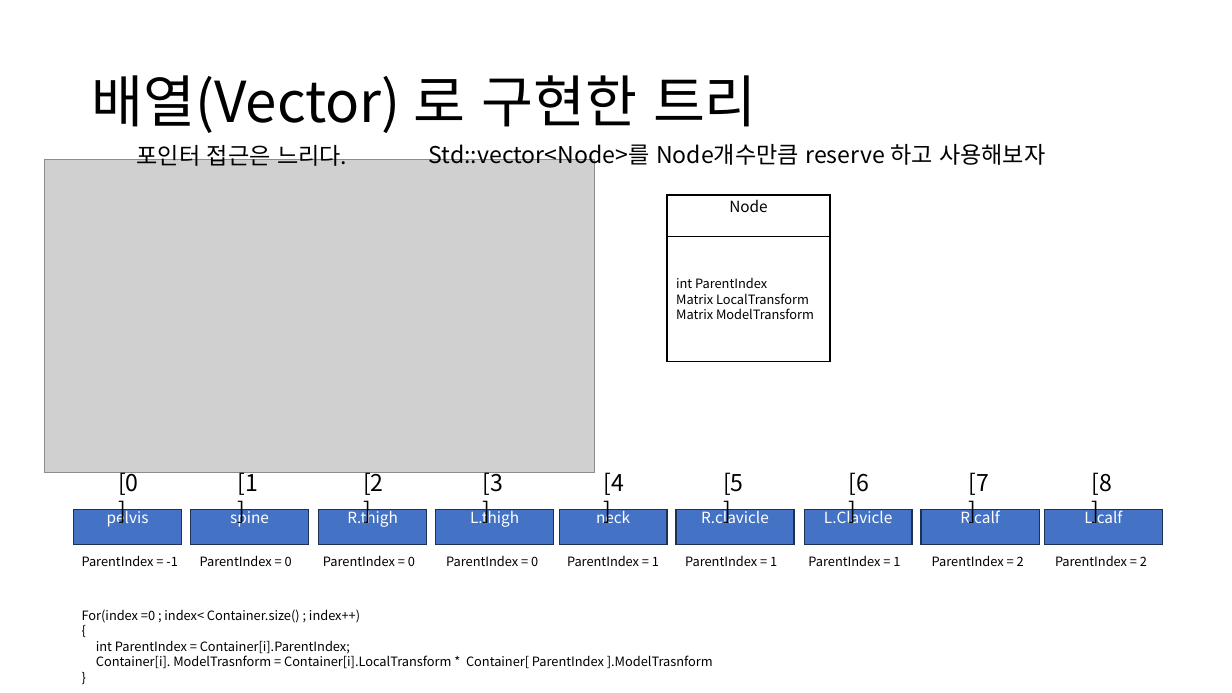
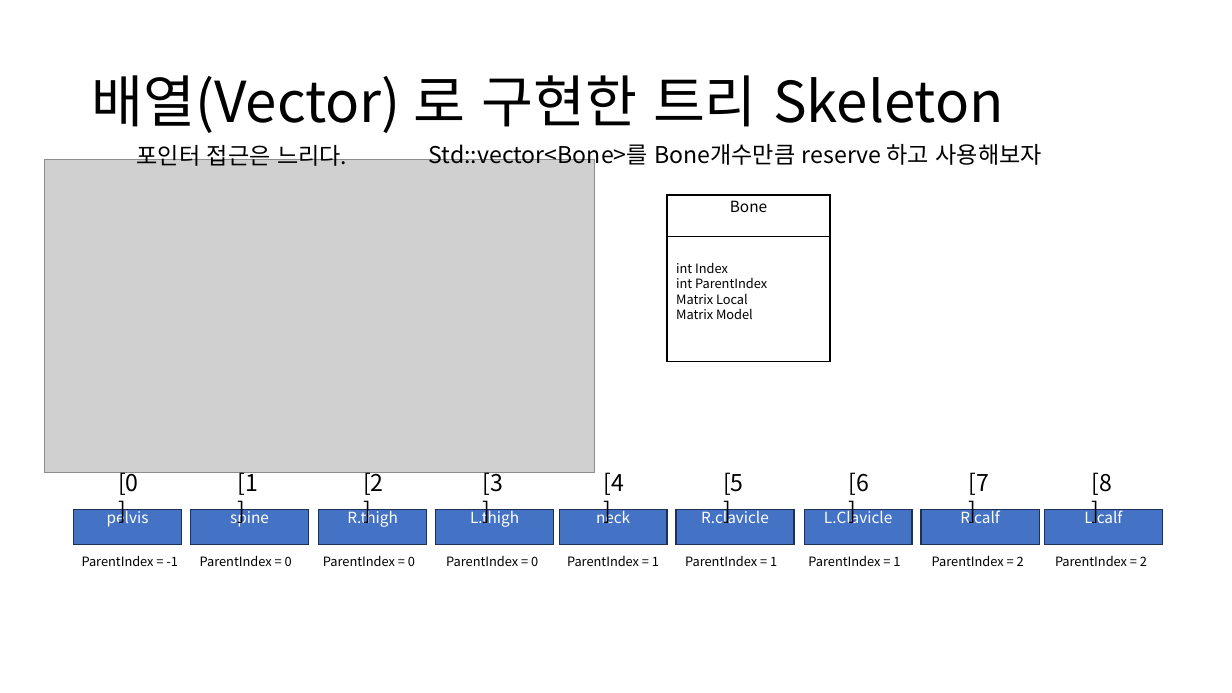
Before and after one commit to ldw9981/D3D11_Tutorial, a slide deck: slide 12 of Documents/10-TransformAnimation.pptx (slide 9 before the commit). Drawn at 1232x693 pixels with LibreOffice and Linux fonts; fonts in the diff are those of the drawing; grey boxes stand for pictures. Boxes give left, top, right and bottom in pixels: in the first picture for what was removed or moved away, otherwise in the second. Text is boxed around its words. In the diff, an @@ line names an element or a change of style, - is before the commit and + after.

Commit message:
update

```diff
--- a/Documents/10-TransformAnimation.pptx
+++ b/Documents/10-TransformAnimation.pptx
@@ title at <box>91,75,1004,133</box>: text changed @@
-배열(Vector) 로 구현한 트리
+배열(Vector) 로 구현한 트리 Skeleton
@@ text at <box>429,144,1042,169</box>: text changed @@
-Std::vector<Node>를 Node개수만큼 reserve 하고 사용해보자
+Std::vector<Bone>를 Bone개수만큼 reserve 하고 사용해보자
@@ text in rectangle at <box>730,200,767,212</box>: text changed @@
-Node
+Bone
@@ text in rectangle at <box>676,262,728,273</box>: paragraph added @@
+int Index
@@ text in rectangle at <box>676,293,753,319</box>: text changed @@
-Matrix LocalTransform
-Matrix ModelTransform
+Matrix Local
+Matrix Model
@@ text removed at <box>82,609,713,669</box> @@
-For(index =0 ; index< Container.size() ; index++)
-{
-int ParentIndex = Container[i].ParentIndex;
-Container[i]. ModelTrasnform = Container[i].LocalTransform * Container[ ParentIndex ].ModelTrasnform
-}
```
Also in this commit, not shown: 6 other slides changed, 5 slides added, 2 slides removed.
